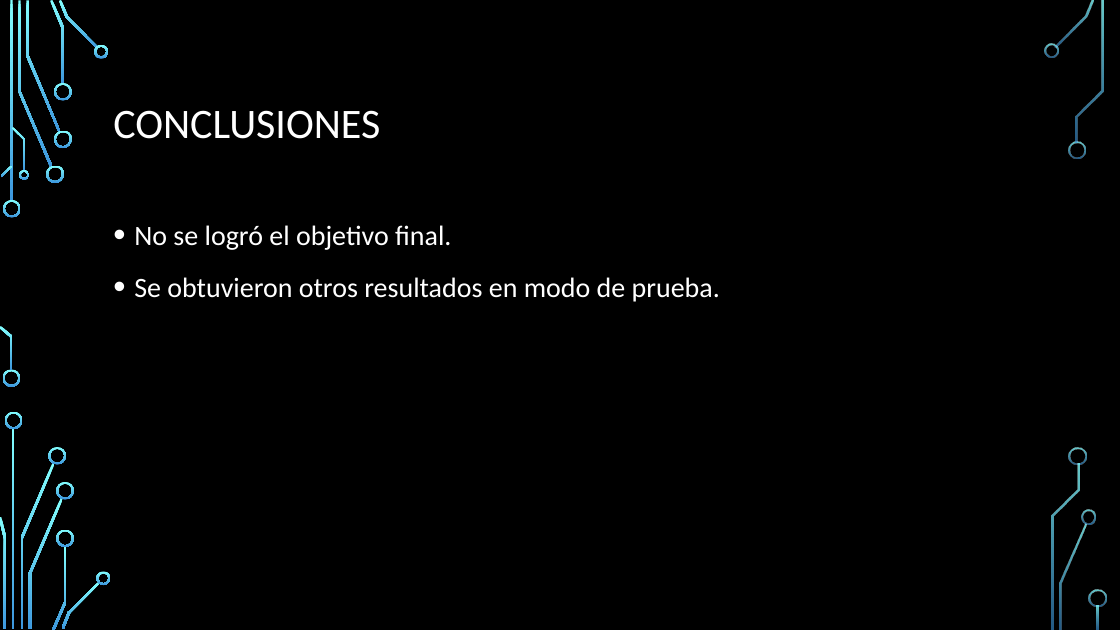
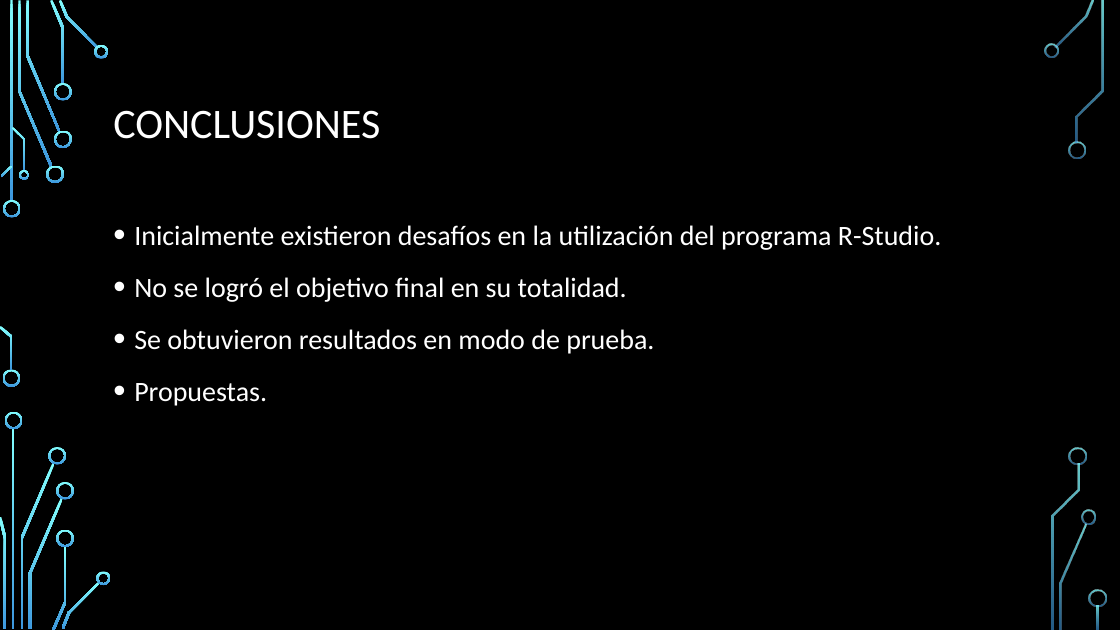
Before and after one commit to bryannegrete/financial-risk, a slide deck: slide 6 of Financial_Risk.pptx (slide 5 before the commit). Drawn at 1120x630 pixels with LibreOffice and Linux fonts; fonts in the diff are those of the drawing; background and template pictures are left out. Boxes give left, top, right and bottom in pixels: in the first picture for what was removed or moved away, otherwise in the second. Text is boxed around its words. In the diff, an @@ line names an element or a change of style, - is before the commit and + after.

```diff
--- a/Financial_Risk.pptx
+++ b/Financial_Risk.pptx
@@ text at bbox=[134, 225, 942, 406]: text changed @@
-• No se logró el objetivo final.
-• Se obtuvieron otros resultados en modo de prueba.
+• Inicialmente existieron desafíos en la utilización del programa R-Studio.
+• No se logró el objetivo final en su totalidad.
+• Se obtuvieron resultados en modo de prueba.
+• Propuestas.
```
Also in this commit, not shown: 3 other slides changed, 2 slides added, 12 other files.
